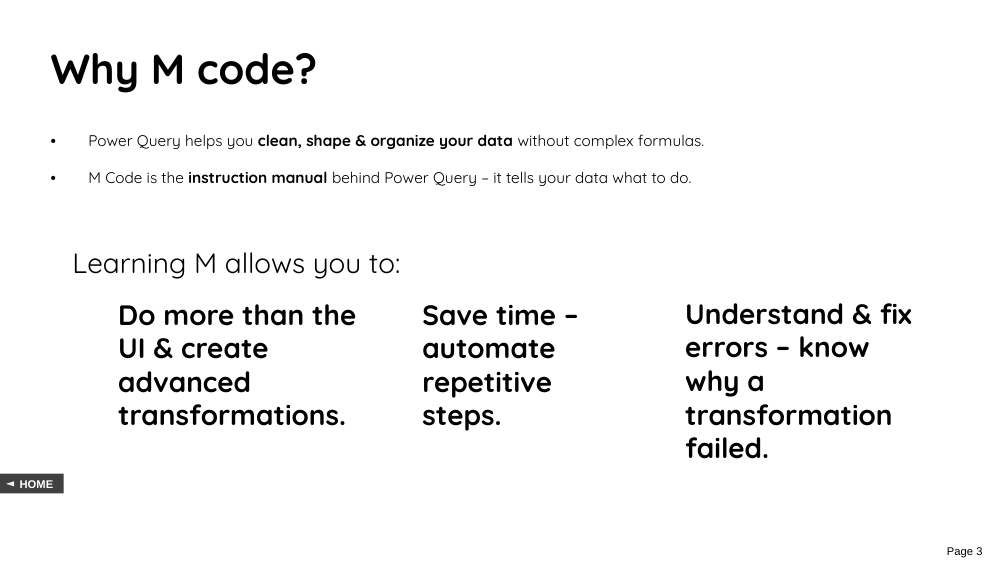
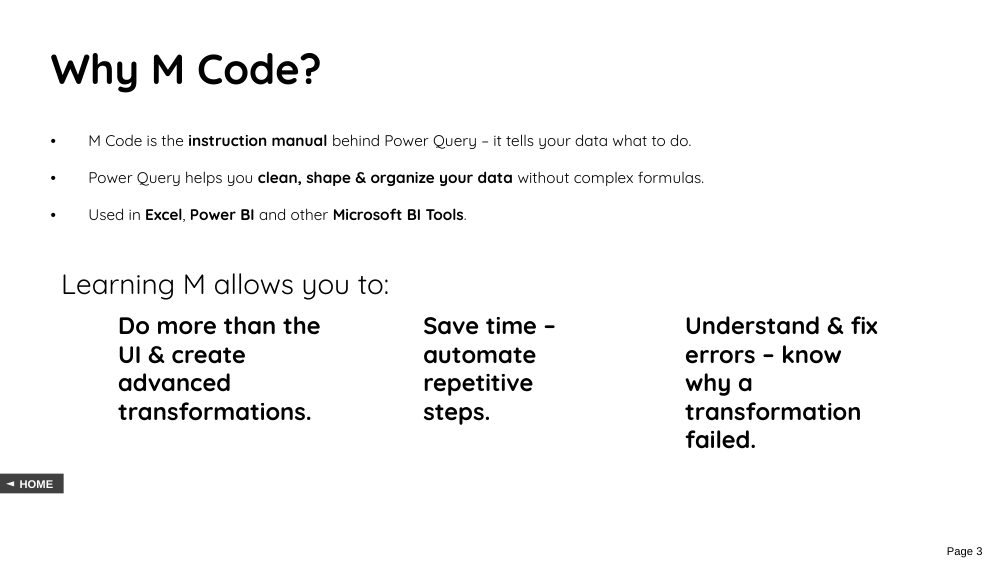
Before and after one commit to myGitHubUserNameVijay/Expert-Sessions, a slide deck: slide 3 of M.pptx. Drawn at 1008x567 pixels with LibreOffice and Linux fonts; fonts in the diff are those of the drawing; background and template pictures are left out. Boxes give left, top, right and bottom in pixels: in the first picture for what was removed or moved away, otherwise in the second. Text is boxed around its words. In the diff, an @@ line names an element or a change of style, - is before the commit and + after.

Commit message:
ppt

```diff
--- a/M.pptx
+++ b/M.pptx
@@ text at (51,53,322,93): text changed @@
-Why M code?
+Why M Code?
@@ text at (88,134,691,149): paragraph added @@
+• M Code is the instruction manual behind Power Query – it tells your data what to do.
@@ text at (88,208,467,222): text changed; bold on @@
-• M Code is the instruction manual behind Power Query – it tells your data what to do.
+• Used in Excel, Power BI and other Microsoft BI Tools.
@@ text "Learning M allows you to:": place and size @@
-text "Learning M allows you to:" at (72,252,400,279)
+text "Learning M allows you to:" at (61,273,389,300)
@@ text "Do more than the UI ...": place and size @@
-text "Do more than the UI ..." at (118,304,356,426)
+text "Do more than the UI ..." at (118,316,321,421)
@@ size 20 to 17 pt in 3 elements at (118,316,321,421), (685,316,878,449), (423,317,537,425) @@
@@ text "Save time – automate repetitive ...": place and size @@
-text "Save time – automate repetitive ..." at (422,305,556,431)
+text "Save time – automate repetitive ..." at (423,317,537,425)
@@ text "Understand & fix errors – ...": place and size @@
-text "Understand & fix errors – ..." at (685,303,912,459)
+text "Understand & fix errors – ..." at (685,316,878,449)
```
Also in this commit, not shown: 1 other slide changed, 2 slides added, 1 other file.
